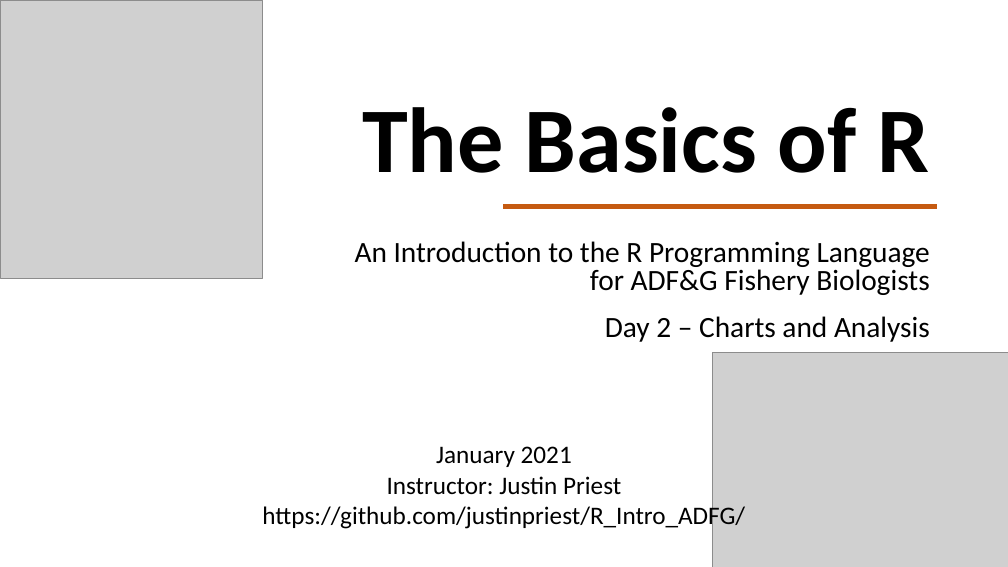
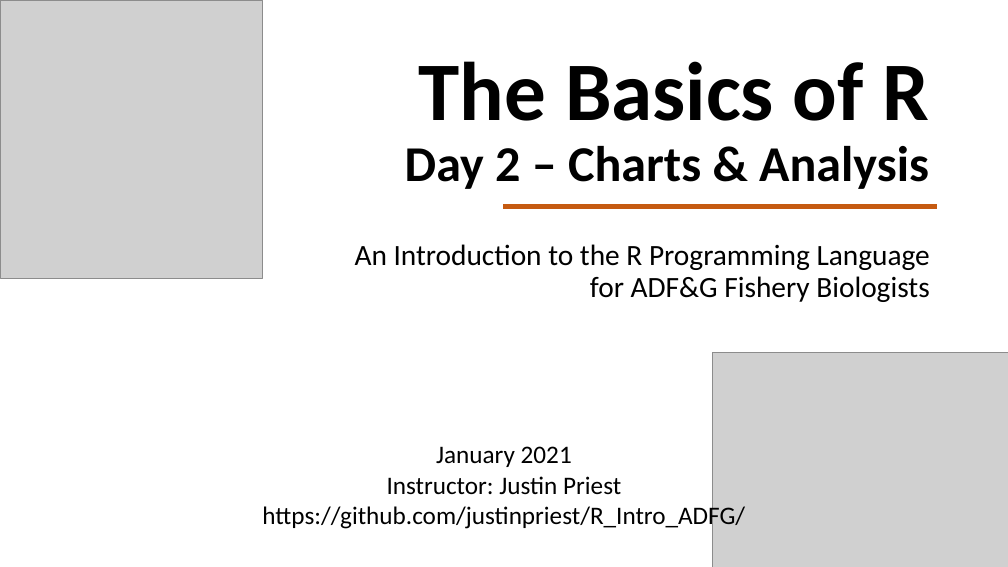
Before and after one commit to justinpriest/R_Intro_ADFG, a slide deck: slide 1 of The Basics of R - Day 2.pptx. Drawn at 1008x567 pixels with LibreOffice and Linux fonts; fonts in the diff are those of the drawing; grey boxes stand for pictures. Boxes give left, top, right and bottom in pixels: in the first picture for what was removed or moved away, otherwise in the second. Text is boxed around its words. In the diff, an @@ line names an element or a change of style, - is before the commit and + after.

```diff
--- a/The Basics of R - Day 2.pptx
+++ b/The Basics of R - Day 2.pptx
@@ title at (x1=405, y1=61, x2=930, y2=189): text changed; size 88 to 47.7 pt @@
-The Basics of R
+The Basics of R
+Day 2 – Charts & Analysis
@@ subtitle "An Introduction to the R ..." at (x1=355, y1=244, x2=930, y2=302): line spacing 0.8 to 0.9 @@
@@ subtitle at (x1=605, y1=316, x2=930, y2=342): paragraph removed @@
-Day 2 – Charts and Analysis
```
Also in this commit, not shown: 17 other slides changed, 7 slides added, 19 other files.
